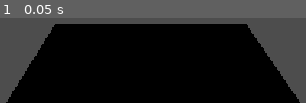
Above: before the commit, frame 1.
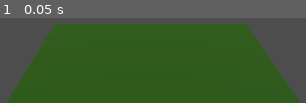
Above: after the commit, the same moment.

Repository: PastarDev/godot-disc-golf
Game: Godot game, scene res://main.tscn
Two runs of this game, one before a commit and one after it. Both use one fixed random seed, a clock stepped at 60 frames per second and the inputs below.
Inputs:
- Up to frame 1 (0.05 s): no input

The runs differ from the first frame. In frame 1, 74% of the frame differs, in the area x 1-99%, y 7-100%.

Commit message:
sun down
Added directional light facing

Diff:
--- a/main.tscn
+++ b/main.tscn
@@ -10,3 +10,6 @@
 
 [node name="ground" parent="." unique_id=53059265 instance=ExtResource("2_h2yge")]
 transform = Transform3D(1, 0, 0, 0, 1, 0, 0, 0, 4, -0.09277654, 0, 0.7650382)
+
+[node name="MainSun" type="DirectionalLight3D" parent="." unique_id=69877582]
+transform = Transform3D(1, 0, 0, 0, 0.5210079, 0.85355186, 0, -0.85355186, 0.5210079, 0, 37.1981, 9.467678)
